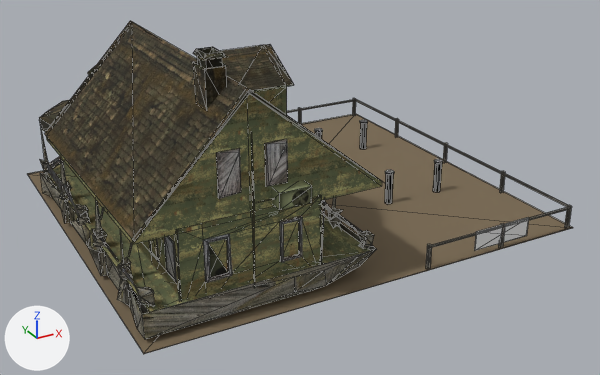
An edit to the glTF model assets/dist/dweller_building_training/lod0.glb, drawn before and after from the same camera.
Rendered twice from a camera (50 mm lens) standing at (-17.6, -34.1, 17.5) and looking at (0.1, -1.9, 1.4). The axes (+X, +Y, +Z) are drawn at lower left. The lights are the same throughout. The older version comes first. Mesh edges are drawn as thin lines. Vertices at exactly the same position are counted once.

Objects in the first picture: 'dweller_building_training'.
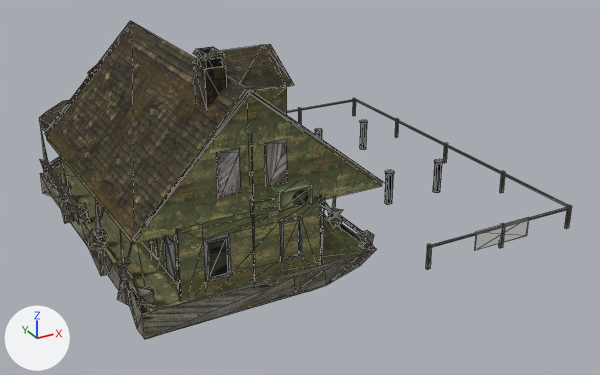
Where the change shows, as pixel boxes (x1, y1, x2, y2) in the pictures (600 x 375 px; the box of a moved part takes in the faces that stretch with it):
'dweller_building_training', reshaped
    before: (28, 21, 573, 354)
    after: (39, 21, 572, 339)
part 1 of me_dweller_building_training, deleted (brown)
    before: (28, 114, 573, 354)
part 2 of me_dweller_building_training, moved or reshaped
    before: (118, 139, 287, 283)
    after: (115, 139, 287, 283)
part 3 of me_dweller_building_training, moved or reshaped
    before: (78, 205, 88, 212)
    after: (80, 204, 88, 212)

The change in detail:
me_dweller_building_training is used by ob_dweller_building_training; location (0.0, 0.0, 0.0).
me_dweller_building_training had 1295 vertices, 1982 faces and spanned x -10.5..10.5, y -9.5..9.5, z 0.0..10.0.
me_dweller_building_training no longer uses material mat_dirt (brown #7a6a52).
me_dweller_building_training now has 1291 vertices, 1981 faces and spans x -10.5..10.4, y -9.4..9.4, z 0.0..10.0.
me_dweller_building_training part 1: the loose piece of 8 vertices spanning x -10.5..10.5, y -9.5..9.5, z 0.0 is deleted.
Part 2, on me_dweller_building_training:
3 vertices are removed from x -9.8..-0.4, y -8.8..-3.2, z 1.9..6.8.
35 faces are deleted.
1 vertex moves from x -10.1, y -8.4, z 1.5 to x -9.9, y -8.5, z 1.9.
5 vertices are added at (-8.9, -8.3, 3.4), (-10.3, -6.0, 2.0), (-0.4, -3.5, 1.5), (-0.3, -8.3, 1.5), (-5.7, -8.9, 4.2).
8 new faces join them, mat_frame_wood (picture img_frame_wood_diffuse).
24 new faces join them, mat_plank_grey (picture img_plank_grey_diffuse).
2 new faces join them, mat_roof.
7 new faces join them, mat_wall_paint.
Part 3, on me_dweller_building_training:
1 vertex is removed from x -9.8, y -0.8, z 2.0.
8 faces are deleted.
1 vertex moves from x -9.8, y -0.3, z 2.0 to x -9.8, y -0.3, z 2.1.
1 vertex is added at (-9.9, -0.3, 1.9).
8 new faces join them, mat_plank_grey (picture img_plank_grey_diffuse).
Other edits to the shape of me_dweller_building_training do not show in these pictures.
